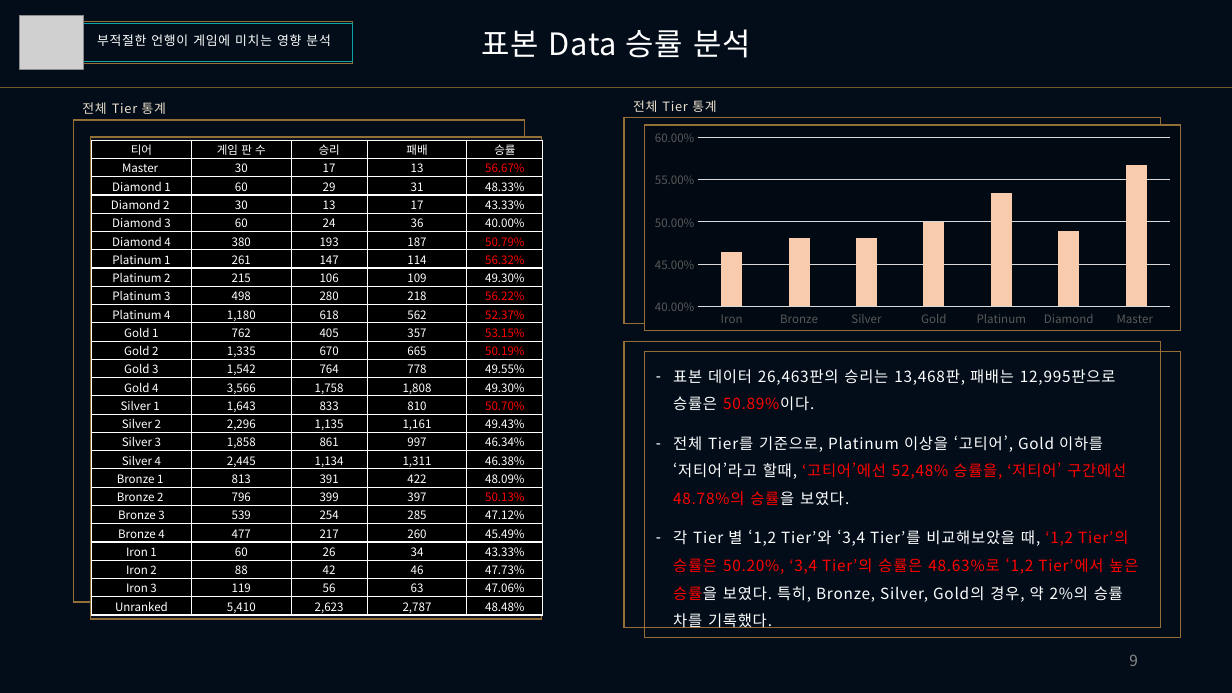
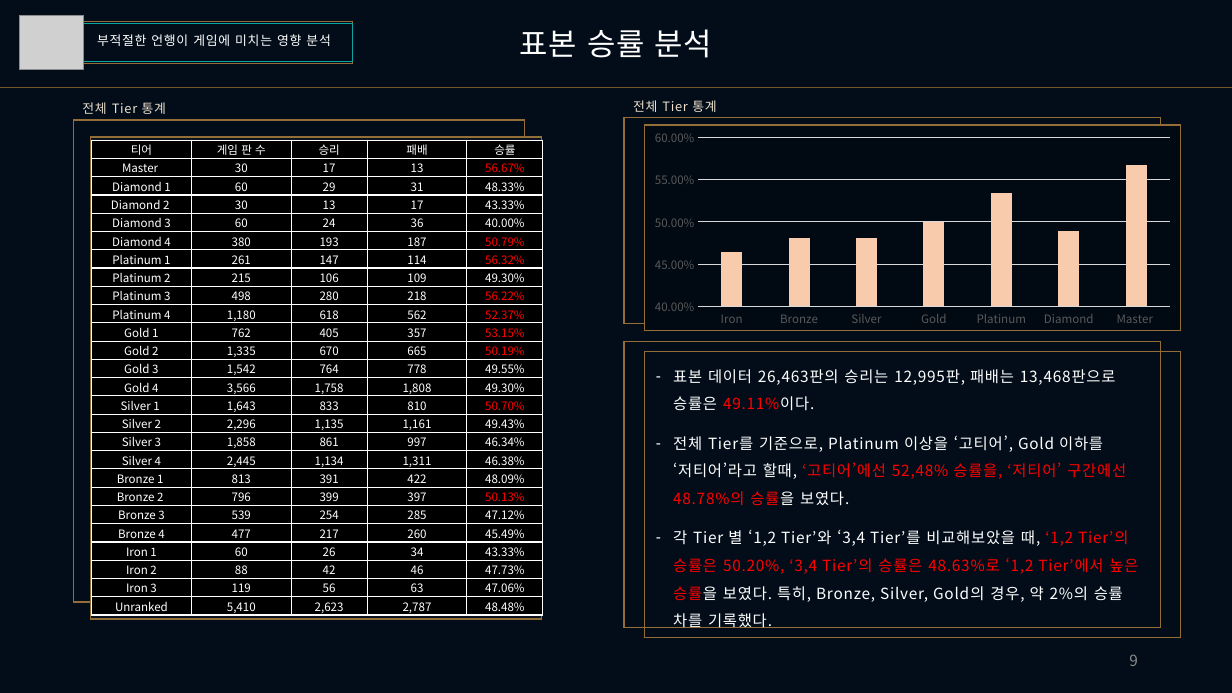
Before and after one commit to Heoquixote/lol_curse_winrate, a slide deck: slide 9 of 220704/220704_EDA_왓고컴코_PPT_V2.pptx. Drawn at 1232x693 pixels with LibreOffice and Linux fonts; fonts in the diff are those of the drawing; grey boxes stand for pictures. Boxes give left, top, right and bottom in pixels: in the first picture for what was removed or moved away, otherwise in the second. Text is boxed around its words. In the diff, an @@ line names an element or a change of style, - is before the commit and + after.

Commit message:
Feat : Update PPT

```diff
--- a/220704/220704_EDA_왓고컴코_PPT_V2.pptx
+++ b/220704/220704_EDA_왓고컴코_PPT_V2.pptx
@@ text at box(520, 29, 712, 58): text changed @@
-표본 Data 승률 분석
+표본 승률 분석
@@ text at box(673, 369, 1116, 411): text changed @@
-– 표본 데이터 26,463판의 승리는 13,468판, 패배는 12,995판으로 승률은 50.89%이다.
+– 표본 데이터 26,463판의 승리는 12,995판, 패배는 13,468판으로 승률은 49.11%이다.
```
Also in this commit, not shown: 4 other slides changed, 1 slide added, 6 other files.
